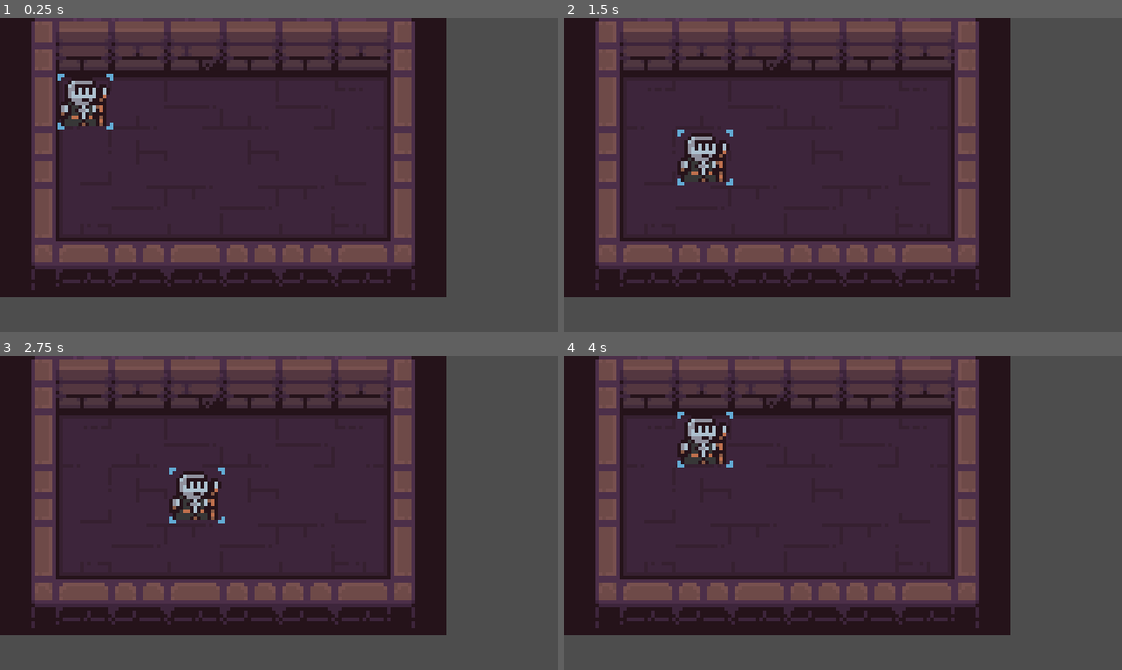
Above: before the commit, frames 1-4 (two rows, left to right).
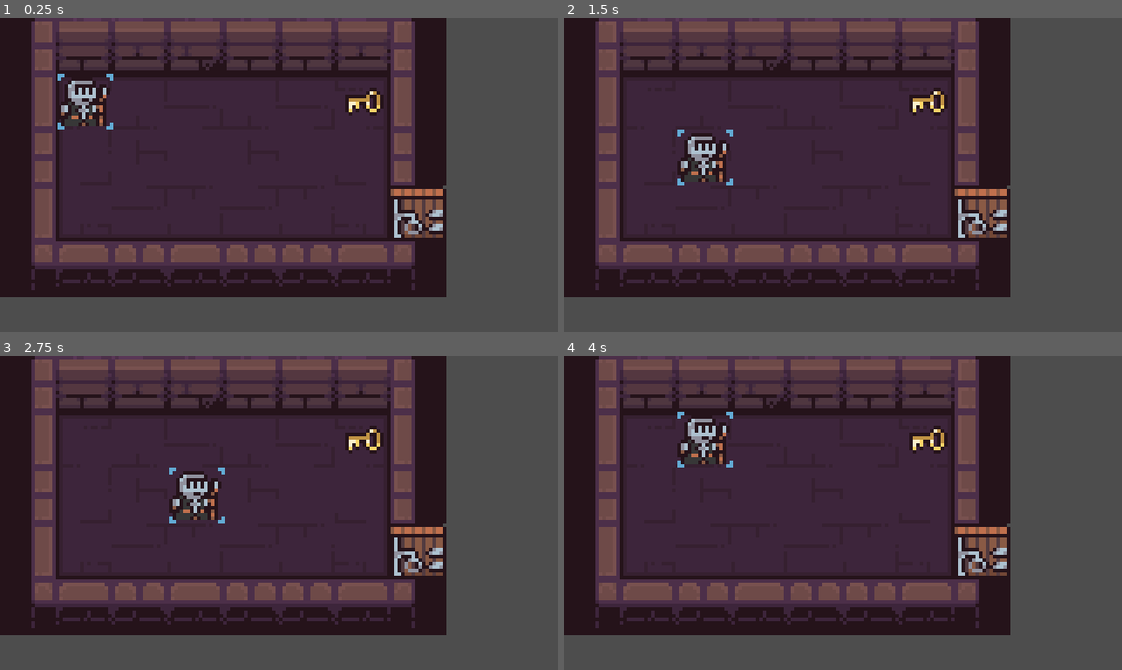
Above: after the commit, the same moments.

Repository: kapitan-c/bjam-1
Game: Godot game, scene res://test_scene.tscn
Two runs of this game, one before a commit and one after it. Both use one fixed random seed, a clock stepped at 60 frames per second and the inputs below. Before the commit the project has no main scene; this scene is started directly in both runs. Sound files missing from this copy of the repository are replaced by a short silence.
Inputs:
- Up to frame 1 (0.25 s): no input
- Up to frame 2 (1.5 s): tap Enter at 0.5 s; hold D (move_right) 0.53-1.28 s; tap Space at 1.25 s; hold S (move_down) from 1.28 s (still down)
- Up to frame 3 (2.75 s): tap Enter at 2 s; release S (move_down) at 2.03 s; hold D (move_right) from 2.03 s (still down)
- Up to frame 4 (4 s): tap Space at 2.75 s; release D (move_right) at 2.78 s; hold W (move_up) 2.78-3.53 s; tap Enter at 3.5 s; hold A (move_left) from 3.53 s (still down)

The runs differ from the first frame. In frame 1, 1.7% of the frame differs, in the area x 61-80%, y 22-72%; in frame 2, 1.7%; in frame 3, 1.7%; in frame 4, 1.7%.
Error after the commit: Attempt to call function 'get_collider' in base 'null instance' on a null instance. (res://player.gd:27)

Commit message:
added key pickup, first draft door

Diff:
--- a/key.gd
+++ b/key.gd
@@ -1,5 +1,8 @@
 extends Area2D
 
+@onready var audio_stream_player_2d: AudioStreamPlayer2D = %AudioStreamPlayer2D
+@onready var sprite_2d: Sprite2D = %Sprite2D
+@onready var collision_shape_2d: CollisionShape2D = %CollisionShape2D
 
 # Called when the node enters the scene tree for the first time.
 func _ready() -> void:
@@ -9,3 +12,11 @@
 # Called every frame. 'delta' is the elapsed time since the previous frame.
 func _process(delta: float) -> void:
 	pass
+
+
+func get_picked_up() -> void:
+	sprite_2d.visible = false
+	monitoring = false
+	audio_stream_player_2d.play()
+	await audio_stream_player_2d.finished
+	queue_free()
--- a/key.tscn
+++ b/key.tscn
@@ -1,17 +1,26 @@
-[gd_scene load_steps=3 format=3 uid="uid://dkjv76r6br2li"]
+[gd_scene load_steps=5 format=3 uid="uid://dkjv76r6br2li"]
 
+[ext_resource type="Script" uid="uid://ccjfpa56nr8si" path="res://key.gd" id="1_krfvd"]
 [ext_resource type="Texture2D" uid="uid://utwemennyook" path="res://assets/2D Pixel Dungeon Asset Pack/items and trap_animation/keys/keys_1_1.png" id="1_up4cr"]
+[ext_resource type="AudioStream" uid="uid://dy7ueoib7f3au" path="res://sounds/appear-magic-384915.mp3" id="3_d8y70"]
 
 [sub_resource type="CapsuleShape2D" id="CapsuleShape2D_p0yg6"]
 radius = 4.0
 height = 14.0
 
-[node name="Key" type="Area2D"]
+[node name="Key" type="Area2D" groups=["key"]]
 collision_layer = 4
+script = ExtResource("1_krfvd")
 
 [node name="CollisionShape2D" type="CollisionShape2D" parent="."]
+unique_name_in_owner = true
 rotation = 1.5707964
 shape = SubResource("CapsuleShape2D_p0yg6")
 
 [node name="Sprite2D" type="Sprite2D" parent="."]
+unique_name_in_owner = true
 texture = ExtResource("1_up4cr")
+
+[node name="AudioStreamPlayer2D" type="AudioStreamPlayer2D" parent="."]
+unique_name_in_owner = true
+stream = ExtResource("3_d8y70")
--- a/map.tscn
+++ b/map.tscn
@@ -87,6 +87,8 @@
 5:3/0/physics_layer_0/polygon_0/points = PackedVector2Array(-8, -8, 8, -8, 8, 8, -8, 8)
 6:3/0 = 0
 7:3/0 = 0
+7:3/0/physics_layer_0/polygon_0/points = PackedVector2Array(-8, -8, 8, -8, 8, 8, -8, 8)
+7:3/0/custom_data_0 = true
 8:3/0 = 0
 9:3/0 = 0
 3:2/0 = 0
@@ -131,15 +133,13 @@
 terrain_set_0/mode = 0
 terrain_set_0/terrain_0/name = "Wall"
 terrain_set_0/terrain_0/color = Color(0.5, 0.34375, 0.25, 1)
-terrain_set_0/terrain_1/name = "Inside"
-terrain_set_0/terrain_1/color = Color(0.5, 0.4375, 0.25, 1)
-terrain_set_0/terrain_2/name = "Outside"
-terrain_set_0/terrain_2/color = Color(0.46875, 0.5, 0.25, 1)
+custom_data_layer_0/name = "is_door"
+custom_data_layer_0/type = 1
 sources/0 = SubResource("TileSetAtlasSource_wijl4")
 
 [node name="Map" type="Node2D"]
 
 [node name="TileMapLayer" type="TileMapLayer" parent="."]
-tile_map_data = PackedByteArray("AAAAAAAAAAAAAAAAAAAAAAEAAAA …(552 unchanged characters)… HAAEAAAAFAAEAAAAHAAIAAAAFAAIAAAAHAAMAAAAFAAMAAAAHAAQAAAAFAAQAAAA=")
+tile_map_data = PackedByteArray("AAAAAAAAAAAAAAAAAAAAAAEAAAA …(552 unchanged characters)… HAAEAAAAFAAEAAAAHAAIAAAAFAAIAAAAHAAMAAAAHAAMAAAAHAAQAAAAFAAQAAAA=")
 tile_set = SubResource("TileSet_e0an3")
 use_kinematic_bodies = true
--- a/player.gd
+++ b/player.gd
@@ -2,9 +2,12 @@
 
 const TILE_SIZE = 64
 
+@onready var area_2d: Area2D = %Area2D
+var player_has_key := false
+
 # Called when the node enters the scene tree for the first time.
 func _ready() -> void:
-	pass # Replace with function body.
+	area_2d.connect("area_entered", _on_area_2d_entered)
 
 
 # Called every frame. 'delta' is the elapsed time since the previous frame.
@@ -20,4 +23,22 @@
 
 func move_player(direction: Vector2) -> void:
 	#position += direction * TILE_SIZE
-	move_and_collide(direction*TILE_SIZE)
+	var collison = move_and_collide(direction*TILE_SIZE)
+	if collison.get_collider().is_door:
+		try_to_open_door(collison.get_collider())
+#use get_collider to detect what the player hits to open doors
+
+func _on_area_2d_entered(area) -> void:
+	if area.is_in_group("key"):
+		player_has_key = true
+		area.get_picked_up()
+
+
+func try_to_open_door(door) -> void:
+	if player_has_key:
+		win()
+	else:
+		pass
+
+func win() -> void:
+	print("woot")
--- a/player.tscn
+++ b/player.tscn
@@ -21,6 +21,7 @@
 texture = ExtResource("1_4flbx")
 
 [node name="Area2D" type="Area2D" parent="."]
+unique_name_in_owner = true
 collision_mask = 12
 
 [node name="CollisionShape2D" type="CollisionShape2D" parent="Area2D"]
--- a/project.godot
+++ b/project.godot
@@ -11,6 +11,7 @@
 [application]
 
 config/name="bjam"
+run/main_scene="uid://ekx5qw6kgtf5"
 config/features=PackedStringArray("4.5", "Forward Plus")
 config/icon="res://icon.svg"
 
@@ -19,6 +20,10 @@
 window/size/viewport_width=640
 window/size/viewport_height=360
 window/stretch/mode="viewport"
+
+[global_group]
+
+key=""
 
 [input]
 
--- a/test_scene.tscn
+++ b/test_scene.tscn
@@ -1,7 +1,8 @@
-[gd_scene load_steps=3 format=3 uid="uid://ekx5qw6kgtf5"]
+[gd_scene load_steps=4 format=3 uid="uid://ekx5qw6kgtf5"]
 
 [ext_resource type="PackedScene" uid="uid://cl62goq06fe7j" path="res://map.tscn" id="1_ia1lp"]
 [ext_resource type="PackedScene" uid="uid://b50qgcc185bkx" path="res://player.tscn" id="2_sasra"]
+[ext_resource type="PackedScene" uid="uid://dkjv76r6br2li" path="res://key.tscn" id="3_sasra"]
 
 [node name="TestScene" type="Node2D"]
 scale = Vector2(4, 4)
@@ -10,3 +11,6 @@
 
 [node name="Player" parent="." instance=ExtResource("2_sasra")]
 position = Vector2(24.5, 24)
+
+[node name="Key" parent="." instance=ExtResource("3_sasra")]
+position = Vector2(104, 24)
Not shown, added: sounds/appear-magic-384915.mp3.import
Not shown, added: sounds/appear-magic-384915.mp3
